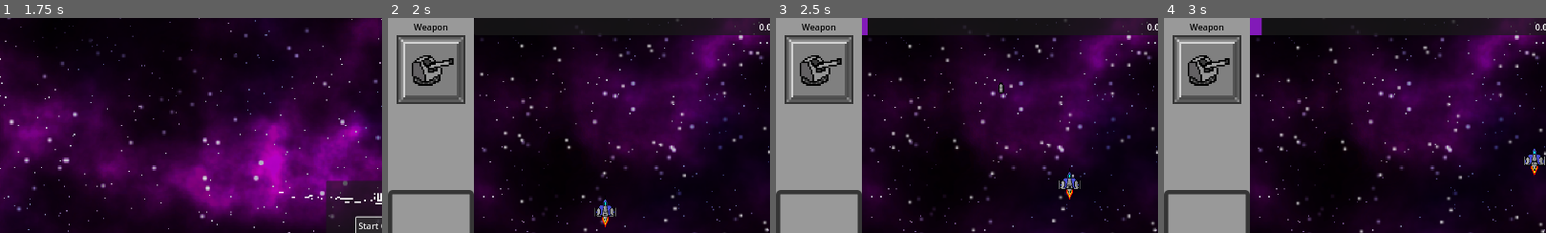
Above: before the commit, frames 1-4 (left to right).
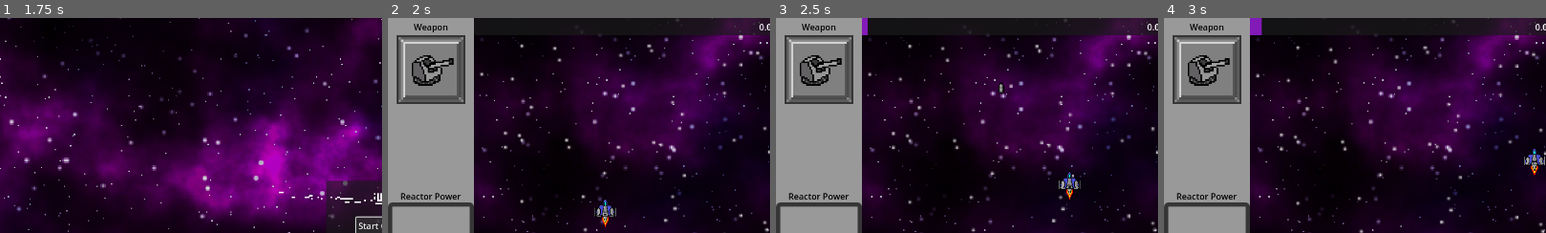
Above: after the commit, the same moments.

Repository: DigitsCodeCompendium/game.MJ198
Game: Godot game, scene res://scenes/title_screen/title_screen.tscn
Two runs of this game, one before a commit and one after it. Both use one fixed random seed, a clock stepped at 60 frames per second and the inputs below. The engine's default icon, where the game draws it, is replaced by a stand-in: a white triangle on a blue panel in a dark square.
Inputs (mouse positions are % of the whole screen's width and height, from its top left):
- Up to frame 1 (1.75 s): click "Start Game" at 0.5 s; click "Start Game" at 1.25 s
- Up to frame 2 (2 s): no input
- Up to frame 3 (2.5 s): click (90, 6) at 2.02 s
- Up to frame 4 (3 s): click (90, 14) at 2.77 s
The pictures show only the part of the screen within x 0-50%, y 0-50%; the shares and areas given below are measured in that part.

Frame 1 is identical in both runs. In frame 2, 1.3% of the frame differs, in the area x 0-23%, y 80-88%; in frame 3, 1.3%; in frame 4, 1.3%.
Error in both runs: Invalid access to property or key 'volume_music' on a base object of type 'Dictionary'. (res://scenes/player_options.gd:22)

Commit message:
Added Reactor power label

Diff:
--- a/scenes/user_interface/user_interface.tscn
+++ b/scenes/user_interface/user_interface.tscn
@@ -17,6 +17,9 @@
 bg_color = Color(0.6, 0.6, 0.6, 0)
 
 [sub_resource type="LabelSettings" id="LabelSettings_tfswy"]
+font_color = Color(0.0018410678, 0.0018410682, 0.0018410678, 1)
+
+[sub_resource type="LabelSettings" id="LabelSettings_g6pv1"]
 font_color = Color(0.0018410678, 0.0018410682, 0.0018410678, 1)
 
 [sub_resource type="StyleBoxEmpty" id="StyleBoxEmpty_axgoa"]
@@ -157,6 +160,12 @@
 size_flags_horizontal = 4
 size_flags_vertical = 4
 
+[node name="Label" type="Label" parent="LeftPanel/VBoxContainer"]
+layout_mode = 2
+text = "Reactor Power"
+label_settings = SubResource("LabelSettings_g6pv1")
+horizontal_alignment = 1
+
 [node name="Container" type="PanelContainer" parent="LeftPanel/VBoxContainer"]
 layout_mode = 2
 size_flags_vertical = 3
Not shown: 1 places in scenes/user_interface/user_interface.tscn that only renumber resources
